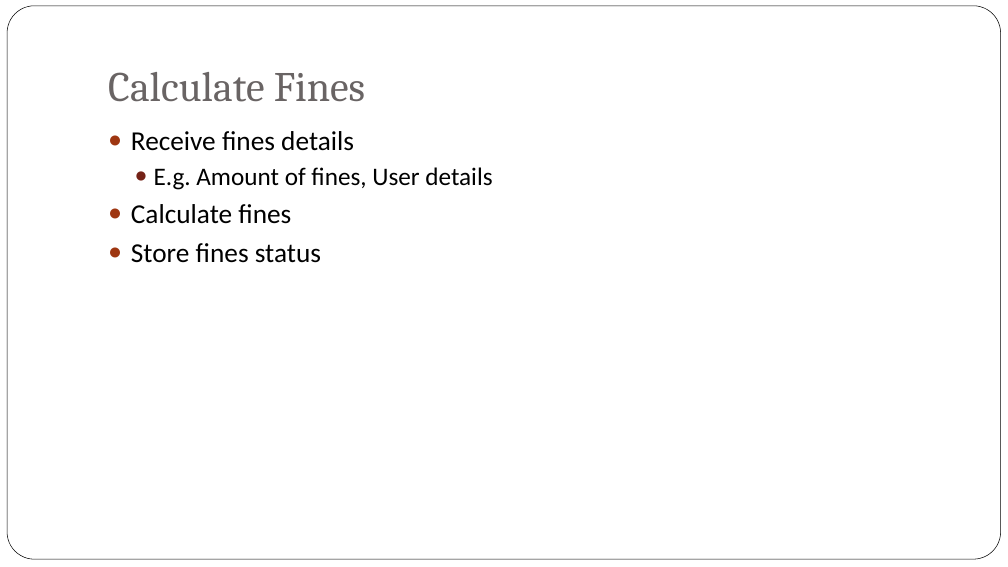
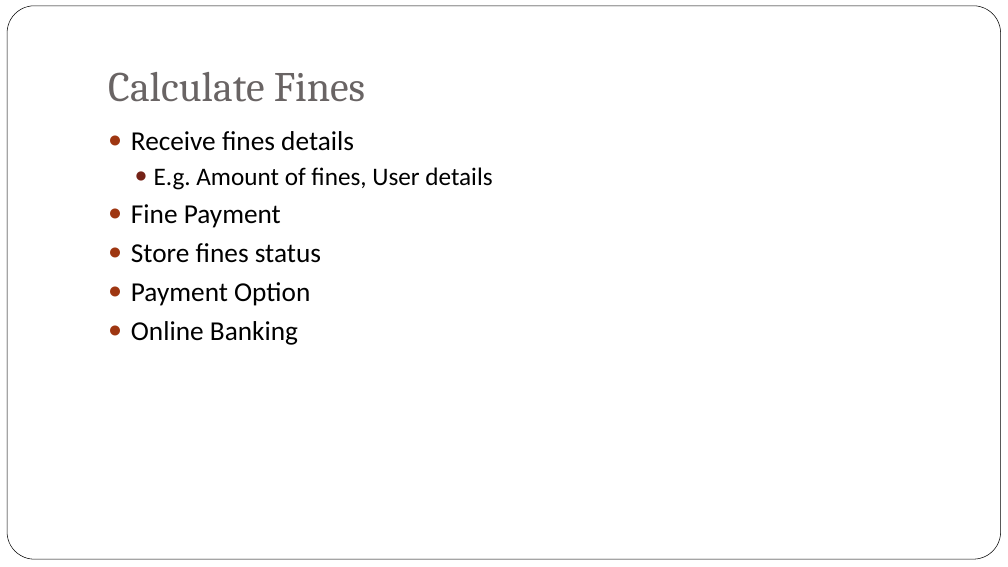
Before and after one commit to jyu1129/Library-System-IS-assignment, a slide deck: slide 7 of Week 9/Week 9 – Functional Design.pptx. Drawn at 1008x567 pixels with LibreOffice and Linux fonts; fonts in the diff are those of the drawing; background and template pictures are left out. Boxes give left, top, right and bottom in pixels: in the first picture for what was removed or moved away, otherwise in the second. Text is boxed around its words. In the diff, an @@ line names an element or a change of style, - is before the commit and + after.

```diff
--- a/Week 9/Week 9 – Functional Design.pptx
+++ b/Week 9/Week 9 – Functional Design.pptx
@@ text at bbox=[131, 204, 281, 228]: text changed @@
-● Calculate fines
+● Fine Payment
@@ text at bbox=[131, 282, 310, 345]: paragraphs added @@
+● Payment Option
+● Online Banking
```
Also in this commit, not shown: 4 other files.
